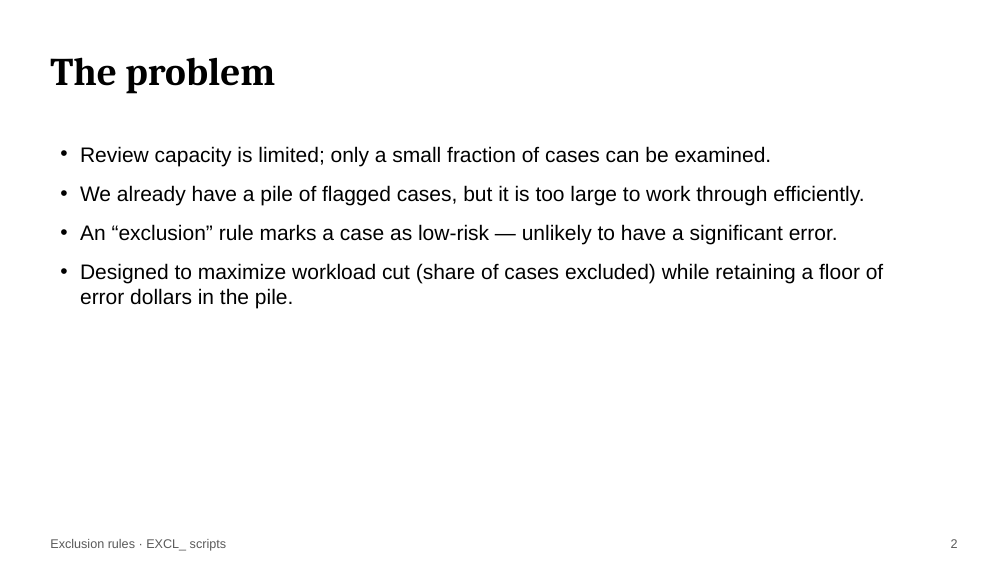
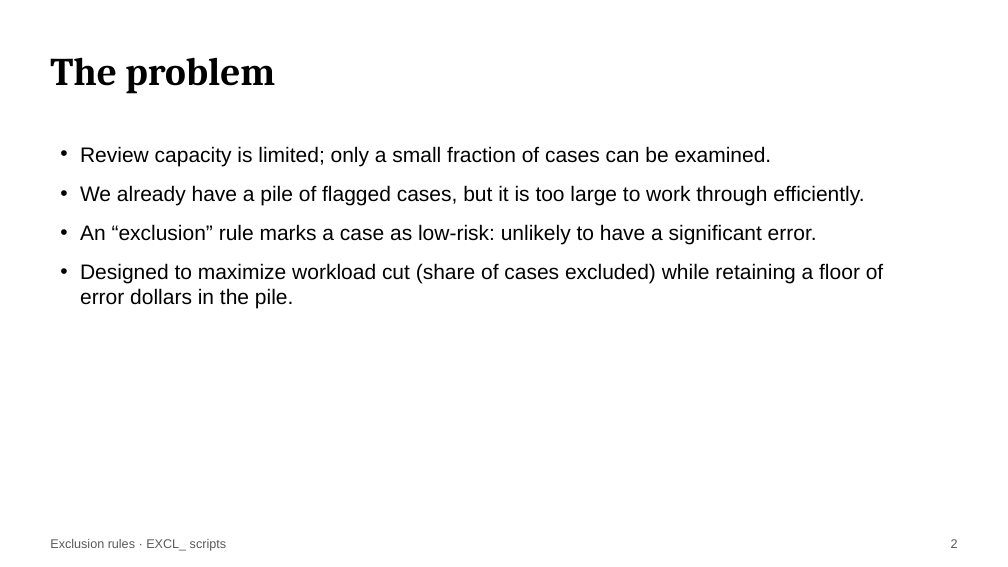
Before and after one commit to giannella/snap_qc, a slide deck: slide 2 of how_to_use_the_snap_qc_exclusion_rules_scripts.pptx. Drawn at 1008x567 pixels with LibreOffice and Linux fonts; fonts in the diff are those of the drawing. Boxes give left, top, right and bottom in pixels: in the first picture for what was removed or moved away, otherwise in the second. Text is boxed around its words. In the diff, an @@ line names an element or a change of style, - is before the commit and + after.

```diff
--- a/how_to_use_the_snap_qc_exclusion_rules_scripts.pptx
+++ b/how_to_use_the_snap_qc_exclusion_rules_scripts.pptx
@@ text at [80, 224, 817, 244]: text changed @@
-• An “exclusion” rule marks a case as low-risk — unlikely to have a significant error.
+• An “exclusion” rule marks a case as low-risk: unlikely to have a significant error.
```
Also in this commit, not shown: 6 other slides changed, 5 other files.
